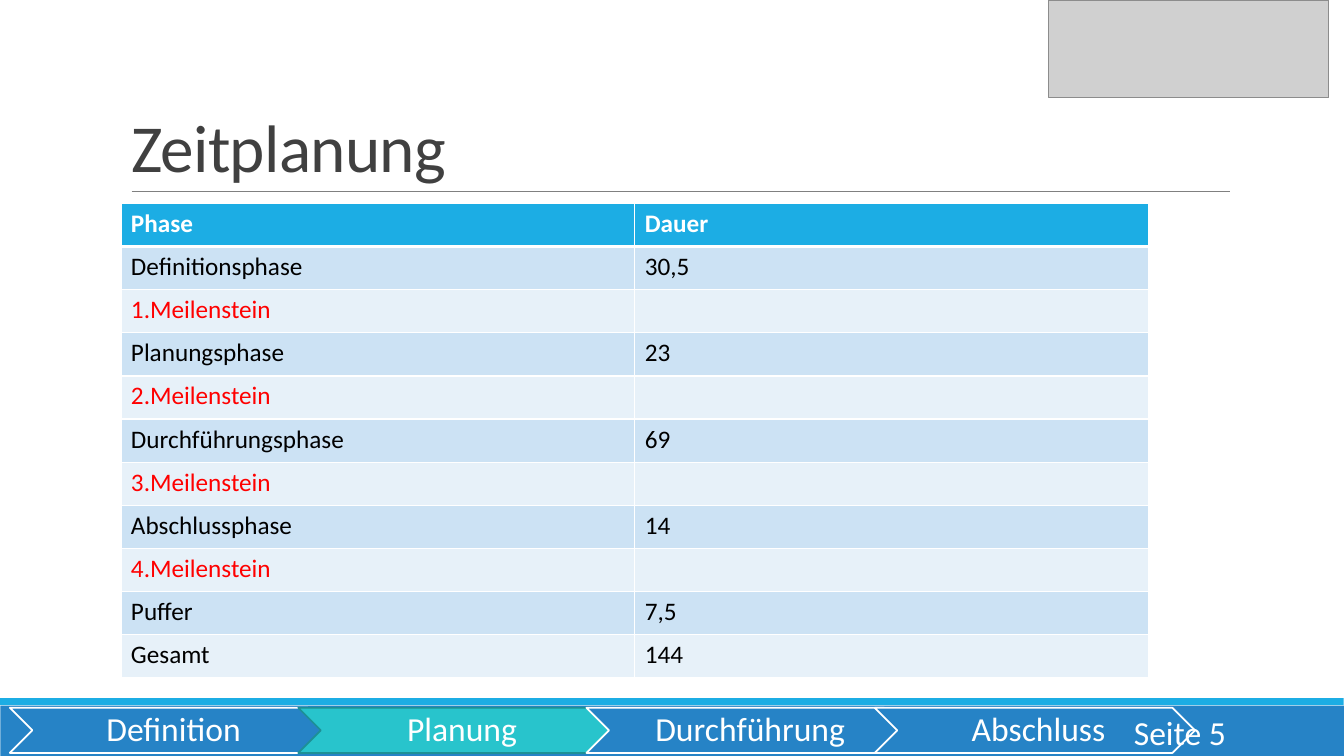
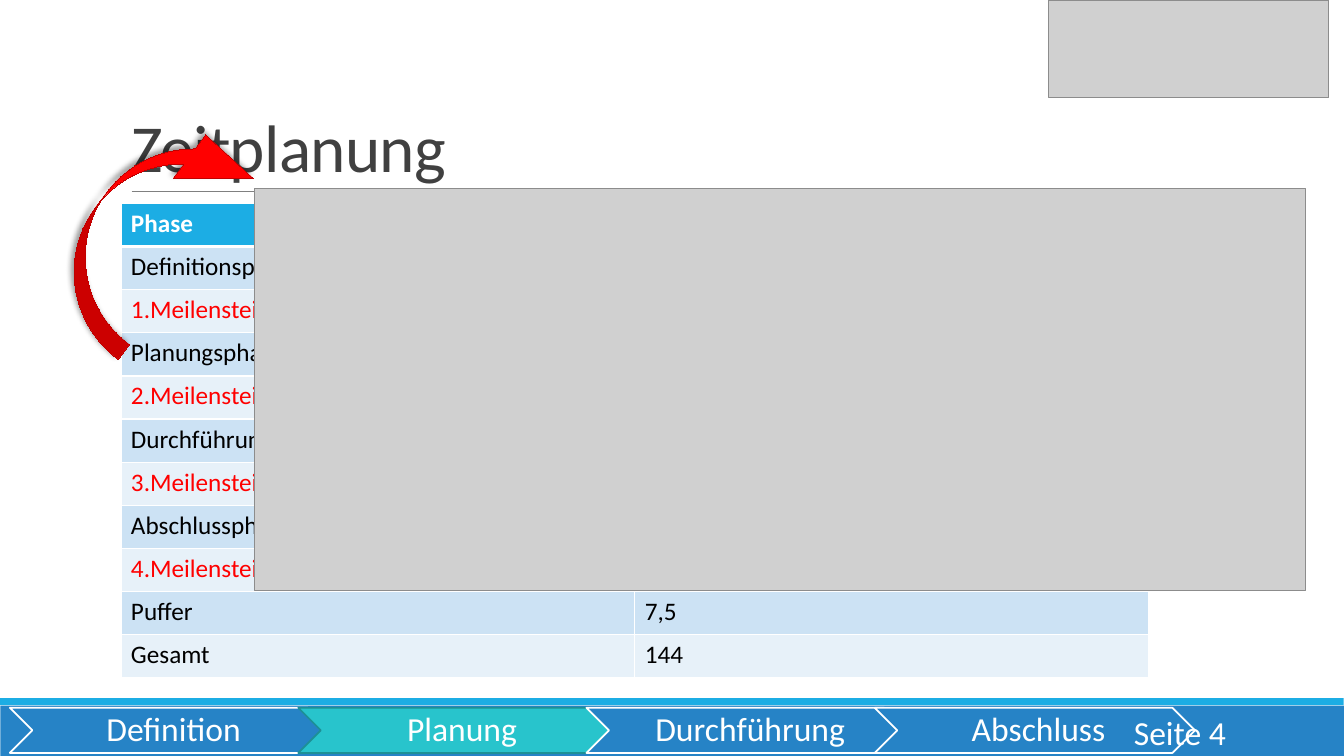
Before and after one commit to OberstufenprojektVOIP/OSP_VOIP, a slide deck: slide 4 of Pr-sentation/Präsentation VoIP_Alica.pptx (slide 5 before the commit). Drawn at 1344x756 pixels with LibreOffice and Linux fonts; fonts in the diff are those of the drawing; grey boxes stand for pictures. Boxes give left, top, right and bottom in pixels: in the first picture for what was removed or moved away, otherwise in the second. Text is boxed around its words. In the diff, an @@ line names an element or a change of style, - is before the commit and + after.

```diff
--- a/Pr-sentation/Präsentation VoIP_Alica.pptx
+++ b/Pr-sentation/Präsentation VoIP_Alica.pptx
@@ curved down arrow added at (30,91,269,359), fill #FF0000, outline #C00000 0.75 pt @@
@@ picture added at (254,189,1306,591) @@
@@ page number at (1134,718,1226,754): text changed @@
-Seite 5
+Seite 4
```
Also in this commit, not shown: 5 other slides changed, 2 slides added, 1 slide removed.
